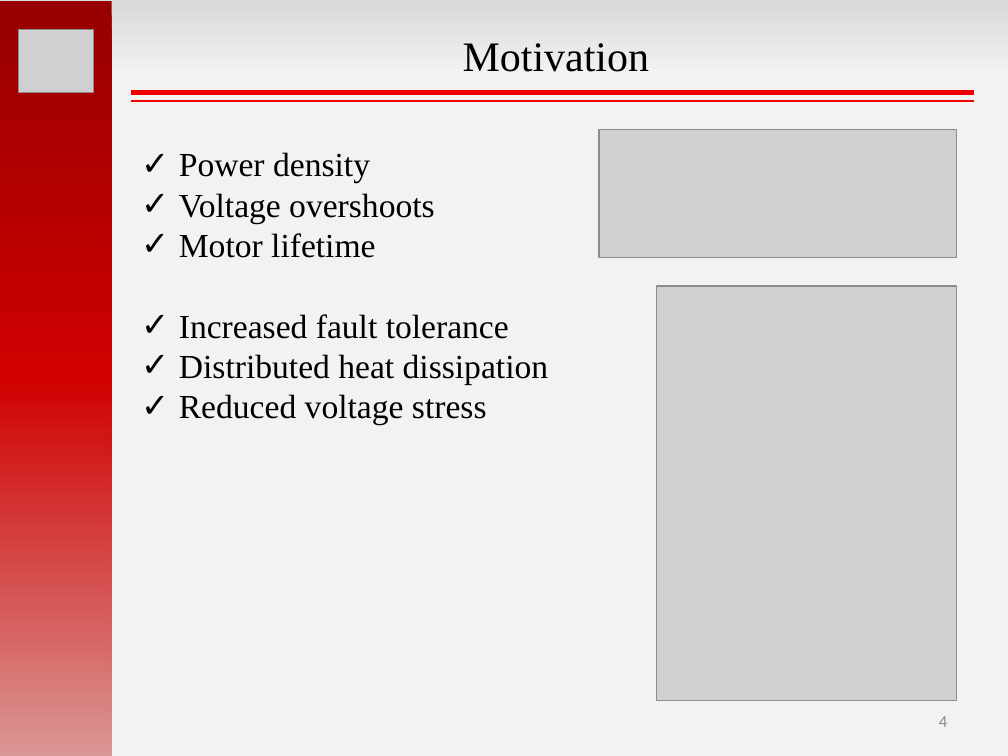
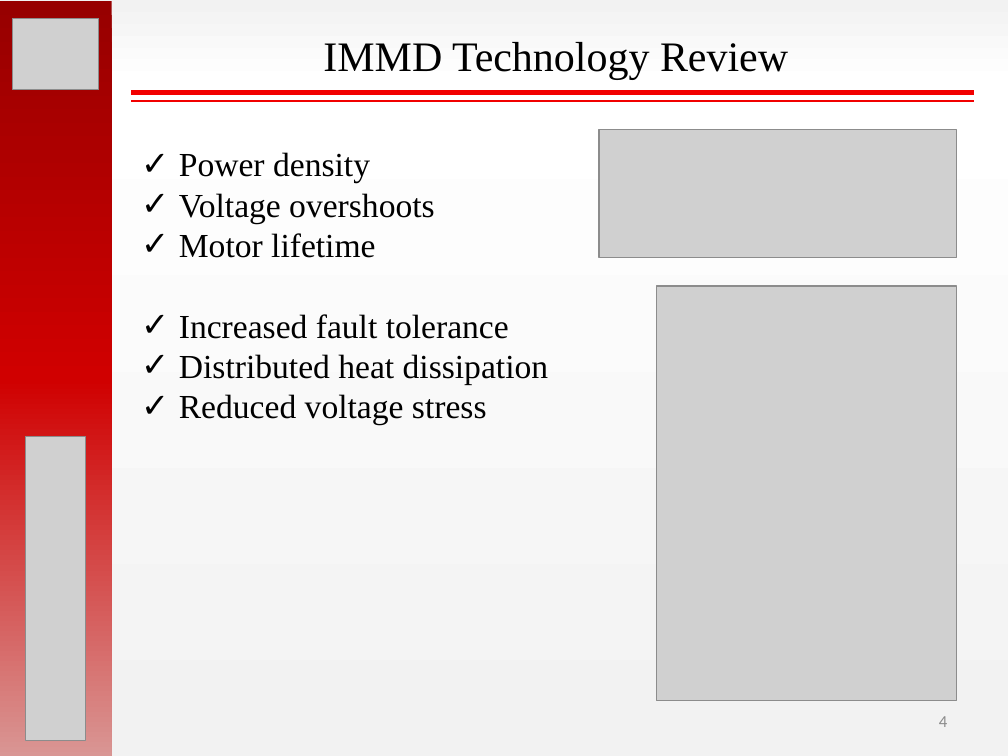
Before and after one commit to hakanpolat/IMMD, a slide deck: slide 4 of ISIE 2017/sunum/ISIE2017_OralPres_Mesut_Uğur.pptx. Drawn at 1008x756 pixels with LibreOffice and Linux fonts; fonts in the diff are those of the drawing; grey boxes stand for pictures. Boxes give left, top, right and bottom in pixels: in the first picture for what was removed or moved away, otherwise in the second. Text is boxed around its words. In the diff, an @@ line names an element or a change of style, - is before the commit and + after.

```diff
--- a/ISIE 2017/sunum/ISIE2017_OralPres_Mesut_Uğur.pptx
+++ b/ISIE 2017/sunum/ISIE2017_OralPres_Mesut_Uğur.pptx
@@ background gradient #D9D9D9 to #F2F2F2 to gradient #F2F2F2 to #FFFFFF @@
@@ picture: place and size @@
-picture at <box>18,29,94,92</box>
+picture at <box>13,18,99,90</box>
@@ text at <box>323,42,788,79</box>: text changed @@
-Motivation
+IMMD Technology Review
@@ picture added at <box>25,436,86,741</box> @@
```
Also in this commit, not shown: 14 other slides changed, 2 slides added, 5 slides removed.
